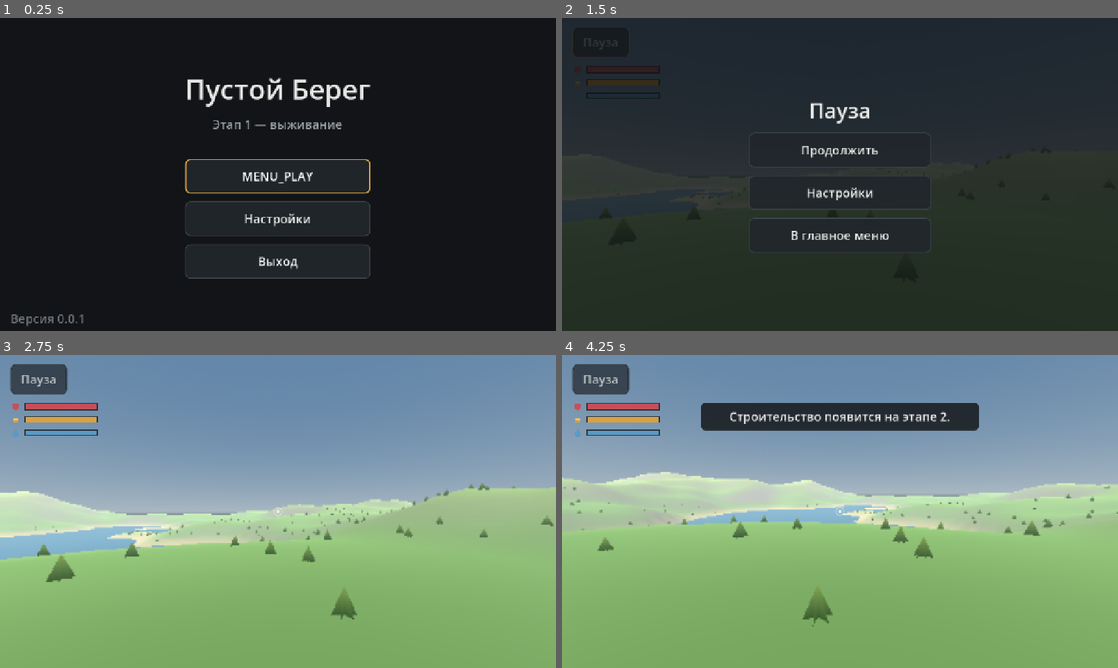
Above: before the commit, frames 1-4 (two rows, left to right).
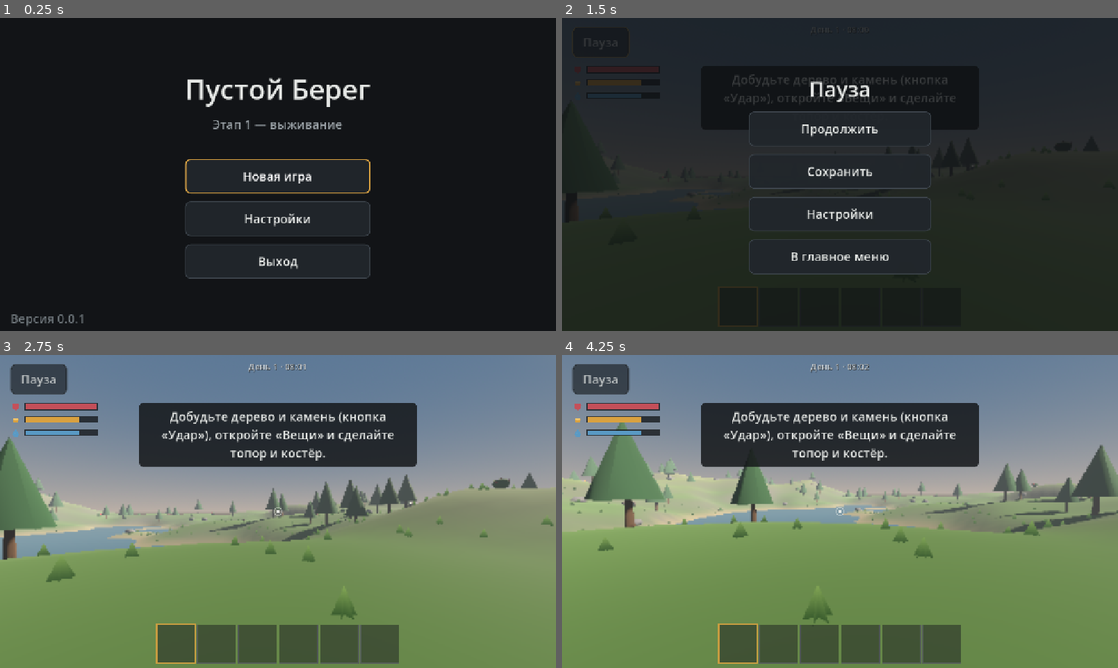
Above: after the commit, the same moments.

Repository: orucovislam72-beep/empty-shore
Game: Godot game, scene res://scenes/main/main_menu.tscn
Same seed, same stepped clock (60 frames per second), same inputs: the game is played once before the commit and once after it.
Inputs (mouse positions are in pixels of both pictures, inside the frame that each line leads up to):
- Up to frame 1 (0.25 s): no input
- Up to frame 2 (1.5 s): click (840, 177) at 0.5 s, where only the run before the commit has a clickable "MENU_PLAY"; click "Пауза" at 1.25 s
- Up to frame 3 (2.75 s): click "Продолжить" at 2 s
- Up to frame 4 (4.25 s): tap Enter at 2.75 s; move the mouse to (962, 495) at 2.77 s; press the mouse at (962, 495) at 2.78 s; hold D (move_right) 2.78-3.53 s; tap Space (jump) at 3.02, 3.77 s; tap B (build) at 3.05, 3.6 s; move the mouse to (812, 511) at 3.52 s; release the mouse at (812, 511) at 3.53 s; hold W (move_forward) from 3.53 s (still down); click (812, 511) at 3.67 s; tap E (interact) at 3.8 s

The runs differ from the first frame. In frame 1, 0.2% of the frame differs, in the area x 43-57%, y 49-53%; in frame 2, 10%; in frame 3, 68%, in the area x 0-100%, y 2-100%; in frame 4, 68%.

Commit message:
feat(core): wire survival session into game scene with day-night lighting, autosave and continue

Diff:
--- a/data/balance/game.json
+++ b/data/balance/game.json
@@ -1,7 +1,6 @@
 {
 	"_comment": "Общие параметры игровой сессии этапа 1. Смерть с мешком на месте гибели и возрождение у спальника — этап 3; пока при гибели вещи теряются, а игрок возрождается в точке spawn.",
 	"autosave_interval_s": 60.0,
-	"save_slot": "main",
 	"spawn": [0.0, 0.0],
 	"respawn_keeps_inventory": false
 }
--- a/project.godot
+++ b/project.godot
@@ -10,7 +10,7 @@
 config/version="0.0.1"
 run/main_scene="res://scenes/main/main_menu.tscn"
 config/features=PackedStringArray("4.7", "GL Compatibility")
-config/icon="res://assets/icons/app_icon.svg"
+config/icon="res://assets/icons/app_icon_512.png"
 boot_splash/bg_color=Color(0.07, 0.08, 0.09, 1)
 config/quit_on_go_back=false
 
@@ -111,6 +111,14 @@
 "deadzone": 0.5,
 "events": [Object(InputEventKey,"device":-1,"physical_keycode":4194305), Object(InputEventJoypadButton,"device":-1,"button_index":6)]
 }
+hotbar_next={
+"deadzone": 0.5,
+"events": [Object(InputEventMouseButton,"device":-1,"button_index":5,"pressed":true), Object(InputEventJoypadButton,"device":-1,"button_index":5)]
+}
+hotbar_prev={
+"deadzone": 0.5,
+"events": [Object(InputEventMouseButton,"device":-1,"button_index":4,"pressed":true), Object(InputEventJoypadButton,"device":-1,"button_index":13)]
+}
 toggle_debug={
 "deadzone": 0.5,
 "events": [Object(InputEventKey,"device":-1,"physical_keycode":4194334)]
--- a/scenes/main/game.tscn
+++ b/scenes/main/game.tscn
@@ -6,6 +6,11 @@
 [ext_resource type="Script" path="res://scripts/ui/hud.gd" id="4_hud"]
 [ext_resource type="Script" path="res://scripts/ui/debug_overlay.gd" id="5_debug"]
 [ext_resource type="Script" path="res://scripts/ui/pause_menu.gd" id="6_pause"]
+[ext_resource type="Script" path="res://scripts/world/resource_view.gd" id="7_resources"]
+[ext_resource type="Script" path="res://scripts/world/deployable_view.gd" id="8_deploy"]
+[ext_resource type="Script" path="res://scripts/ui/inventory_screen.gd" id="9_inventory"]
+[ext_resource type="Script" path="res://scripts/ui/death_screen.gd" id="10_death"]
+[ext_resource type="Script" path="res://scripts/player/held_item_view.gd" id="11_held"]
 
 [sub_resource type="ProceduralSkyMaterial" id="Sky_mat"]
 sky_top_color = Color(0.38, 0.52, 0.66, 1)
@@ -44,7 +49,16 @@
 [node name="Terrain" type="Node3D" parent="."]
 script = ExtResource("2_terrain")
 
+[node name="Resources" type="Node3D" parent="."]
+script = ExtResource("7_resources")
+
+[node name="Deployables" type="Node3D" parent="."]
+script = ExtResource("8_deploy")
+
 [node name="Player" parent="." instance=ExtResource("3_player")]
+
+[node name="HeldItem" type="Node3D" parent="Player/Head/Camera"]
+script = ExtResource("11_held")
 
 [node name="Hud" type="CanvasLayer" parent="."]
 script = ExtResource("4_hud")
@@ -54,3 +68,9 @@
 
 [node name="PauseMenu" type="CanvasLayer" parent="."]
 script = ExtResource("6_pause")
+
+[node name="InventoryScreen" type="CanvasLayer" parent="."]
+script = ExtResource("9_inventory")
+
+[node name="DeathScreen" type="CanvasLayer" parent="."]
+script = ExtResource("10_death")
--- a/scripts/core/game.gd
+++ b/scripts/core/game.gd
@@ -1,18 +1,41 @@
 extends Node3D
-## Корень игровой сцены этапа 0: связывает ландшафт, персонажа, HUD, паузу и автокачество.
-## Узлы общаются через сигналы; ссылки только на собственных детей.
+## Корень игровой сцены: связывает ландшафт, персонажа, HUD, меню и игровую сессию выживания.
+## Вся игровая логика — в SurvivalSession (без сцен); здесь только передача ввода
+## в сессию и отображение её состояния. Узлы общаются через сигналы; ссылки только на своих детей.
+
+signal session_ready
 
 const MENU_SCENE: String = "res://scenes/main/main_menu.tscn"
+const TARGET_INTERVAL: float = 0.1
+const HUD_INTERVAL: float = 0.25
+const LIGHT_INTERVAL: float = 0.1
 
 @onready var _terrain: TestTerrain = $Terrain
+@onready var _resources_view: ResourceView = $Resources
+@onready var _deploy_view: DeployableView = $Deployables
 @onready var _player: PlayerController = $Player
 @onready var _camera: Camera3D = $Player/Head/Camera
+@onready var _held: HeldItemView = $Player/Head/Camera/HeldItem
 @onready var _sun: DirectionalLight3D = $Sun
 @onready var _env: WorldEnvironment = $WorldEnvironment
 @onready var _hud: Hud = $Hud
 @onready var _pause: PauseMenu = $PauseMenu
+@onready var _inventory: InventoryScreen = $InventoryScreen
+@onready var _death: DeathScreen = $DeathScreen
+
+var session: SurvivalSession
 
 var _auto_quality: AutoQualityMonitor = AutoQualityMonitor.new()
+var _light: DayNightCycle.Sample = DayNightCycle.Sample.new()
+var _sky: ProceduralSkyMaterial
+var _target_t: float = 0.0
+var _hud_t: float = 0.0
+var _light_t: float = 0.0
+var _autosave_t: float = 0.0
+var _last_target: int = -2
+var _last_interact: int = -1
+var _last_primary: int = -1
+var _shadows_setting: bool = true
 
 
 func _ready() -> void:
@@ -21,78 +44,316 @@
 	Events.pause_requested.connect(_toggle_pause)
 	_pause.resumed.connect(_on_resumed)
 	_pause.quit_to_menu_requested.connect(_quit_to_menu)
+	_pause.save_requested.connect(_save_now)
+	_inventory.closed.connect(_on_inventory_closed)
+	_death.respawn_requested.connect(_on_respawn_requested)
+	_player.landed.connect(_on_player_landed)
 	_terrain.built.connect(_on_terrain_built)
+	if _env.environment != null and _env.environment.sky != null:
+		_sky = _env.environment.sky.sky_material as ProceduralSkyMaterial
 	_apply_settings()
 
 
 func _on_terrain_built() -> void:
-	_player.activate_at(Vector3(0.0, _terrain.height_at(0.0, 0.0) + 0.5, 0.0))
+	session = SurvivalSession.create(_terrain.terrain_math, _terrain.resource_field, _terrain.water_level)
+	var loaded: bool = false
+	if SaveGame.continue_requested and SaveGame.has_slot(SaveGame.MAIN_SLOT):
+		var data: Dictionary = SaveGame.load_slot(SaveGame.MAIN_SLOT)
+		if data.is_empty():
+			Events.toast_requested.emit(tr("TOAST_LOAD_FAILED"))
+		else:
+			var warnings: PackedStringArray = session.from_dict(data)
+			if not warnings.is_empty():
+				push_warning("Сохранение загружено с предупреждениями: %s" % [warnings])
+			loaded = true
+	SaveGame.continue_requested = false
+
+	var icons: ItemIcons = ItemIcons.new(session.items)
+	_resources_view.build(session.resources)
+	_deploy_view.bind(session.deployables)
+	_hud.bind(session, icons)
+	_inventory.bind(session, icons)
+	session.notice.connect(_on_notice)
+	session.gathered.connect(_on_gathered)
+	session.player_died.connect(_on_player_died)
+	session.respawned.connect(_on_respawned)
+	session.active_slot_changed.connect(_on_active_slot_changed)
+	session.inventory.changed.connect(_on_inventory_changed)
+
+	_player.activate_at(session.player_position + Vector3(0.0, 0.3, 0.0))
+	if loaded:
+		_player.set_look(session.player_yaw, session.player_pitch)
+		Events.toast_requested.emit(tr("TOAST_GAME_LOADED"))
+	else:
+		Events.toast_requested.emit(tr("TOAST_NEW_GAME_HINT"))
+	_on_active_slot_changed(session.active_slot)
+	_apply_lighting()
 	_auto_quality.reset()
-	print("[game] terrain built: %d ms since engine start" % Time.get_ticks_msec())
+	if session.stats.is_dead():
+		_on_player_died("other")
+	print("[game] world ready (%s): %d ms since engine start" % ["loaded" if loaded else "new", Time.get_ticks_msec()])
+	session_ready.emit()
 
 
 func _apply_settings() -> void:
 	var s: GameSettings = Settings.data
 	var dist: float = s.effective_draw_distance()
 	_camera.far = dist
-	_sun.shadow_enabled = s.effective_shadows()
+	_shadows_setting = s.effective_shadows()
 	_sun.directional_shadow_max_distance = minf(dist, 60.0)
 	_terrain.set_draw_distance(dist)
 	_terrain.set_grass_density(s.effective_grass_density())
+	_resources_view.set_draw_distance(dist)
 	var env: Environment = _env.environment
 	if env != null:
 		# Туман скрывает границу дальности прорисовки.
 		env.fog_density = 0.9 / dist
+	_update_shadows()
+
+
+func _update_shadows() -> void:
+	var want: bool = _shadows_setting and (session == null or session.clock.shadows_allowed())
+	if _sun.shadow_enabled != want:
+		_sun.shadow_enabled = want
 
 
 func _process(delta: float) -> void:
-	if not Settings.data.auto_quality or get_tree().paused:
-		return
-	if _auto_quality.tick(delta, Engine.get_frames_per_second()):
+	if get_tree().paused:
+		return
+	if Settings.data.auto_quality and _auto_quality.tick(delta, Engine.get_frames_per_second()):
 		if Settings.data.lower_quality_step():
 			Settings.commit()
 			var name_key: String = "PRESET_" + Settings.data.quality_preset.to_upper()
 			Events.quality_auto_lowered.emit(Settings.data.quality_preset)
 			Events.toast_requested.emit(tr("TOAST_QUALITY_LOWERED") % tr(name_key))
+	if session == null:
+		return
+	session.tick(delta)
+	var feet: Vector3 = _player.global_position
+	var yaw: float = _player.rotation.y
+	session.set_player_pose(feet, yaw, _player.get_pitch())
+
+	var playing: bool = _player.is_active() and not _inventory.is_open()
+	if playing and Input.is_action_pressed("attack") and session.can_swing():
+		var r: SurvivalSession.Primary = session.primary(_camera.global_position, -_camera.global_basis.z, feet, yaw)
+		if r == SurvivalSession.Primary.SWING:
+			_held.swing(session.items.swing_time(session.active_item()))
+
+	_target_t -= delta
+	if _target_t <= 0.0:
+		_target_t = TARGET_INTERVAL
+		_update_target(feet, yaw)
+	_hud_t -= delta
+	if _hud_t <= 0.0:
+		_hud_t = HUD_INTERVAL
+		var st: SurvivalStats = session.stats
+		_hud.set_stats(st.health / st.max_health, st.hunger / st.max_hunger, st.thirst / st.max_thirst)
+		var minutes: int = int(session.clock.time_hours * 60.0)
+		_hud.set_clock(tr("HUD_CLOCK") % [session.clock.day, minutes / 60, minutes % 60])
+	_light_t -= delta
+	if _light_t <= 0.0:
+		_light_t = LIGHT_INTERVAL
+		_apply_lighting()
+	_autosave_t += delta
+	if _autosave_t >= session.autosave_interval() and _player.is_active():
+		_autosave_t = 0.0
+		SaveGame.save_slot_async(SaveGame.MAIN_SLOT, session.to_dict())
+
+
+## Цель под прицелом, контекстная кнопка и подпись основной кнопки (10 раз в секунду).
+func _update_target(feet: Vector3, yaw: float) -> void:
+	var target: int = session.resources.find_target(_camera.global_position, -_camera.global_basis.z)
+	if target != _last_target or target >= 0:
+		_last_target = target
+		if target < 0:
+			_hud.set_target("")
+		else:
+			var f: ResourceField = session.resources
+			_hud.set_target(tr("HUD_TARGET") % [tr(f.name_key_of(target)), f.remaining[target], f.stock_of(target)])
+	var ik: int = session.interact_kind(feet, yaw)
+	if ik != _last_interact:
+		_last_interact = ik
+		match ik:
+			SurvivalSession.Interact.DRINK:
+				Events.interact_target_changed.emit("HUD_DRINK")
+			SurvivalSession.Interact.REFUEL:
+				Events.interact_target_changed.emit("HUD_REFUEL")
+			_:
+				Events.interact_target_changed.emit("")
+	var pk: int = session.primary_kind()
+	if pk != _last_primary:
+		_last_primary = pk
+		match pk:
+			SurvivalSession.Primary.EAT:
+				Events.primary_action_changed.emit("HUD_EAT")
+			SurvivalSession.Primary.PLACE:
+				Events.primary_action_changed.emit("HUD_PLACE")
+			_:
+				Events.primary_action_changed.emit("HUD_ATTACK")
+
+
+## Солнце, небо, окружение по времени суток. Только присваивания, без выделения памяти.
+func _apply_lighting() -> void:
+	if session == null:
+		return
+	session.clock.sample(_light)
+	var elev: float = maxf(_light.sun_elevation_deg, 2.0)
+	_sun.rotation = Vector3(deg_to_rad(-elev), deg_to_rad(_light.sun_azimuth_deg), 0.0)
+	_sun.light_energy = _light.sun_energy
+	_sun.light_color = _light.sun_color
+	_sun.visible = _light.sun_energy > 0.01
+	_update_shadows()
+	var env: Environment = _env.environment
+	if env != null:
+		env.ambient_light_energy = _light.ambient_energy
+		env.fog_light_color = _light.fog
+	if _sky != null:
+		_sky.sky_top_color = _light.sky_top
+		_sky.sky_horizon_color = _light.sky_horizon
+		_sky.ground_horizon_color = _light.sky_horizon
 
 
 func _unhandled_input(event: InputEvent) -> void:
 	if event.is_action_pressed("pause"):
 		_toggle_pause()
 	elif event.is_action_pressed("inventory"):
-		Events.toast_requested.emit(tr("TOAST_INVENTORY_LATER"))
+		_toggle_inventory()
 	elif event.is_action_pressed("build"):
 		Events.toast_requested.emit(tr("TOAST_BUILD_LATER"))
+	elif session != null and event.is_action_pressed("interact") and _player.is_active():
+		var r: SurvivalSession.Interact = session.interact(_player.global_position, _player.rotation.y)
+		if r == SurvivalSession.Interact.DRINK:
+			_hud.add_feed(tr("FEED_DRANK"))
+		elif r == SurvivalSession.Interact.REFUEL:
+			_hud.add_feed(tr("FEED_REFUELED"))
+	elif session != null and event.is_action_pressed("hotbar_next"):
+		session.select_slot((session.active_slot + 1) % Inventory.HOTBAR_SIZE)
+	elif session != null and event.is_action_pressed("hotbar_prev"):
+		session.select_slot((session.active_slot + Inventory.HOTBAR_SIZE - 1) % Inventory.HOTBAR_SIZE)
+	elif session != null and event is InputEventKey and (event as InputEventKey).pressed and not event.is_echo():
+		var k: Key = (event as InputEventKey).physical_keycode
+		if k >= KEY_1 and k <= KEY_6:
+			session.select_slot(int(k - KEY_1))
 	elif event is InputEventMouseButton and (event as InputEventMouseButton).pressed:
-		if not Settings.touch_controls_visible() and Input.mouse_mode != Input.MOUSE_MODE_CAPTURED:
+		if not Settings.touch_controls_visible() and Input.mouse_mode != Input.MOUSE_MODE_CAPTURED and not _inventory.is_open():
 			Input.mouse_mode = Input.MOUSE_MODE_CAPTURED
+
+
+func _toggle_inventory() -> void:
+	if session == null or _death.visible:
+		return
+	if _inventory.is_open():
+		_inventory.close()
+	else:
+		_hud.set_touch_enabled(false)
+		Input.mouse_mode = Input.MOUSE_MODE_VISIBLE
+		_inventory.open()
+
+
+func _on_inventory_closed() -> void:
+	_hud.set_touch_enabled(true)
 
 
 func _toggle_pause() -> void:
 	if _pause.is_open():
 		_pause.close()
 	else:
+		if _inventory.is_open():
+			_inventory.close()
 		_hud.set_touch_enabled(false)
 		Input.mouse_mode = Input.MOUSE_MODE_VISIBLE
 		_pause.open()
+		_autosave_sync()
 
 
 func _on_resumed() -> void:
-	_hud.set_touch_enabled(true)
+	_hud.set_touch_enabled(not _death.visible)
 	_auto_quality.reset()
 
 
+func _save_now() -> void:
+	if _autosave_sync():
+		Events.toast_requested.emit(tr("TOAST_SAVED"))
+	else:
+		Events.toast_requested.emit(tr("TOAST_SAVE_FAILED"))
+
+
+## Синхронное сохранение (пауза, выход, сворачивание). Возвращает false при ошибке записи.
+func _autosave_sync() -> bool:
+	if session == null:
+		return true
+	_autosave_t = 0.0
+	return SaveGame.save_slot(SaveGame.MAIN_SLOT, session.to_dict())
+
+
 func _quit_to_menu() -> void:
+	_autosave_sync()
 	get_tree().paused = false
 	Input.mouse_mode = Input.MOUSE_MODE_VISIBLE
 	get_tree().change_scene_to_file(MENU_SCENE)
+
+
+# --- Сигналы сессии ---------------------------------------------------------
+
+func _on_notice(key: String, item_id: String) -> void:
+	var text: String = tr(key)
+	if text.contains("%s"):
+		text = text % tr(session.items.name_key(item_id))
+	Events.toast_requested.emit(text)
+
+
+func _on_gathered(item_id: String, amount: int) -> void:
+	_hud.add_feed("+%d %s" % [amount, tr(session.items.name_key(item_id))])
+	Settings.haptic(12)
+
+
+func _on_active_slot_changed(_slot: int) -> void:
+	_held.show_item(session.active_item())
+
+
+func _on_inventory_changed() -> void:
+	_held.show_item(session.active_item())
+
+
+func _on_player_landed(fall_speed: float) -> void:
+	if session == null:
+		return
+	var dmg: float = session.stats.fall_damage_for(fall_speed)
+	if dmg > 0.0:
+		session.stats.damage(dmg, "fall")
+		Settings.haptic(40)
+
+
+func _on_player_died(cause: String) -> void:
+	_player.deactivate()
+	if _inventory.is_open():
+		_inventory.close()
+	_hud.set_touch_enabled(false)
+	Input.mouse_mode = Input.MOUSE_MODE_VISIBLE
+	_death.show_death(cause)
+
+
+func _on_respawn_requested() -> void:
+	session.respawn()
+
+
+func _on_respawned(pos: Vector3) -> void:
+	_player.activate_at(pos + Vector3(0.0, 0.3, 0.0))
+	_hud.set_touch_enabled(true)
+	_autosave_sync()
 
 
 func _notification(what: int) -> void:
 	if what == NOTIFICATION_WM_GO_BACK_REQUEST:
 		if _pause.is_open():
 			_pause.back()
-		else:
+		elif _inventory.is_open():
+			_inventory.close()
+		elif not _death.visible:
 			_toggle_pause()
-	elif what == NOTIFICATION_APPLICATION_PAUSED and not _pause.is_open():
-		_toggle_pause()
+	elif what == NOTIFICATION_APPLICATION_PAUSED:
+		_autosave_sync()
+		if not _pause.is_open() and not _death.visible:
+			_toggle_pause()
+	elif what == NOTIFICATION_WM_CLOSE_REQUEST:
+		_autosave_sync()
--- a/scripts/core/save_game.gd
+++ b/scripts/core/save_game.gd
@@ -1,17 +1,31 @@
 extends Node
 ## Сервис сохранений (autoload «SaveGame»). Слоты лежат в user://saves/<slot>.json.
-## Формат: JSON-конверт с версией (см. SaveFile). Миграции регистрируются здесь при смене версии.
-## На этапе 0 игровых данных ещё нет — сервис готов для этапа 1.
+## Формат: JSON-конверт с версией (см. SaveFile и docs/ROADMAP.md, раздел «Формат сохранения»).
+## Миграции регистрируются в _make_migrator() при смене FORMAT_VERSION.
+## save_slot_async() пишет файл в WorkerThreadPool (автосохранение не тормозит кадр);
+## save_slot() — синхронно (выход в меню, сворачивание приложения).
 
 signal saved(slot: String)
 signal loaded(slot: String, data: Dictionary)
 signal failed(slot: String, error: String)
 
 const SAVE_DIR: String = "user://saves"
+const MAIN_SLOT: String = "main"
 ## Текущая версия формата игровых сохранений. При изменении — добавить миграцию в _make_migrator().
+## v1 — этап 1: world, player, inventory, crafting, resources, deployables.
 const FORMAT_VERSION: int = 1
 
+## Папка слотов. Тесты подменяют её, чтобы не трогать сохранения игрока.
+var save_dir: String = SAVE_DIR
+## Главное меню выставляет true перед переходом в игру, если игрок выбрал «Продолжить».
+var continue_requested: bool = false
+
 var _file: SaveFile = SaveFile.new(_make_migrator())
+var _task_id: int = -1
+var _task_slot: String = ""
+var _task_error: Error = OK
+var _pending: Dictionary = {}
+var _pending_slot: String = ""
 
 
 static func _make_migrator() -> SaveMigrator:
@@ -21,14 +35,22 @@
 
 
 func slot_path(slot: String) -> String:
-	return "%s/%s.json" % [SAVE_DIR, slot.validate_filename()]
+	return "%s/%s.json" % [save_dir, slot.validate_filename()]
 
 
 func has_slot(slot: String) -> bool:
-	return FileAccess.file_exists(slot_path(slot))
+	return FileAccess.file_exists(slot_path(slot)) or FileAccess.file_exists(slot_path(slot) + SaveFile.TMP_SUFFIX)
+
+
+func delete_slot(slot: String) -> void:
+	wait_for_pending()
+	for p: String in [slot_path(slot), slot_path(slot) + SaveFile.TMP_SUFFIX]:
+		if FileAccess.file_exists(p):
+			DirAccess.remove_absolute(p)
 
 
 func save_slot(slot: String, data: Dictionary) -> bool:
+	wait_for_pending()
 	var err: Error = _file.write(slot_path(slot), data)
 	if err != OK:
 		failed.emit(slot, error_string(err))
@@ -37,10 +59,69 @@
 	return true
 
 
+## Запись в рабочем потоке. data должен быть свежим снимком (to_dict()), его больше не трогают.
+## Если запись уже идёт — новый снимок ждёт своей очереди (хранится только последний).
+func save_slot_async(slot: String, data: Dictionary) -> void:
+	if _task_id != -1:
+		_pending = data
+		_pending_slot = slot
+		return
+	_task_slot = slot
+	_task_id = WorkerThreadPool.add_task(_write_task.bind(slot_path(slot), data), false, "save_game")
+
+
+func is_saving() -> bool:
+	return _task_id != -1
+
+
+func _write_task(path: String, data: Dictionary) -> void:
+	_task_error = _file.write(path, data)
+
+
+## Дождаться фоновой записи (перед синхронной записью, удалением, выходом).
+func wait_for_pending() -> void:
+	if _task_id != -1:
+		WorkerThreadPool.wait_for_task_completion(_task_id)
+		_finish_task()
+	if not _pending.is_empty():
+		var data: Dictionary = _pending
+		var slot: String = _pending_slot
+		_pending = {}
+		var err: Error = _file.write(slot_path(slot), data)
+		if err != OK:
+			failed.emit(slot, error_string(err))
+		else:
+			saved.emit(slot)
+
+
+func _process(_delta: float) -> void:
+	if _task_id == -1 or not WorkerThreadPool.is_task_completed(_task_id):
+		return
+	WorkerThreadPool.wait_for_task_completion(_task_id)
+	_finish_task()
+	if not _pending.is_empty():
+		var data: Dictionary = _pending
+		_pending = {}
+		save_slot_async(_pending_slot, data)
+
+
+func _finish_task() -> void:
+	_task_id = -1
+	if _task_error != OK:
+		failed.emit(_task_slot, error_string(_task_error))
+	else:
+		saved.emit(_task_slot)
+
+
 func load_slot(slot: String) -> Dictionary:
+	wait_for_pending()
 	var res: Dictionary = _file.read(slot_path(slot))
 	if not res["ok"]:
 		failed.emit(slot, String(res["error"]))
 		return {}
 	loaded.emit(slot, res["data"])
 	return res["data"]
+
+
+func _exit_tree() -> void:
+	wait_for_pending()
--- a/scripts/core/survival_session.gd
+++ b/scripts/core/survival_session.gd
@@ -82,10 +82,6 @@
 
 func autosave_interval() -> float:
 	return JsonData.get_float(_cfg, "autosave_interval_s", 60.0)
-
-
-func save_slot_name() -> String:
-	return String(_cfg.get("save_slot", "main"))
 
 
 func tick(delta: float) -> void:
--- a/scripts/ui/main_menu.gd
+++ b/scripts/ui/main_menu.gd
@@ -1,9 +1,11 @@
 extends Control
-## Главное меню: «Играть», «Настройки», «Выход». Пишет в лог время до показа меню.
+## Главное меню: «Продолжить» (если есть сохранение), «Новая игра», «Настройки», «Выход».
+## Пишет в лог время до показа меню.
 
 const GAME_SCENE: String = "res://scenes/main/game.tscn"
 
 var _menu_box: VBoxContainer
+var _confirm_box: VBoxContainer
 var _settings: SettingsMenu
 
 
@@ -36,12 +38,41 @@
 	spacer.custom_minimum_size = Vector2(0.0, 24.0)
 	_menu_box.add_child(spacer)
 
-	var play: Button = _menu_button("MENU_PLAY")
-	play.pressed.connect(_on_play)
+	var has_save: bool = SaveGame.has_slot(SaveGame.MAIN_SLOT)
+	var first: Button
+	if has_save:
+		first = _menu_button("MENU_CONTINUE")
+		first.pressed.connect(_on_continue)
+		_menu_button("MENU_NEW_GAME").pressed.connect(_ask_new_game)
+	else:
+		first = _menu_button("MENU_NEW_GAME")
+		first.pressed.connect(_start_new_game)
 	_menu_button("MENU_SETTINGS").pressed.connect(_open_settings)
 	if OS.get_name() != "iOS":
 		_menu_button("MENU_QUIT").pressed.connect(func() -> void: get_tree().quit())
-	play.grab_focus.call_deferred()
+	first.grab_focus.call_deferred()
+
+	# Подтверждение новой игры поверх существующего сохранения.
+	_confirm_box = VBoxContainer.new()
+	_confirm_box.add_theme_constant_override(&"separation", 18)
+	_confirm_box.visible = false
+	center.add_child(_confirm_box)
+	var q: Label = Label.new()
+	q.text = "MENU_NEW_GAME_CONFIRM"
+	q.horizontal_alignment = HORIZONTAL_ALIGNMENT_CENTER
+	q.autowrap_mode = TextServer.AUTOWRAP_WORD_SMART
+	q.custom_minimum_size = Vector2(560.0, 0.0)
+	_confirm_box.add_child(q)
+	var yes: Button = Button.new()
+	yes.text = "MENU_NEW_GAME_YES"
+	yes.custom_minimum_size = Vector2(420.0, 80.0)
+	yes.pressed.connect(_start_new_game)
+	_confirm_box.add_child(yes)
+	var no: Button = Button.new()
+	no.text = "UI_BACK"
+	no.custom_minimum_size = Vector2(420.0, 80.0)
+	no.pressed.connect(_cancel_new_game)
+	_confirm_box.add_child(no)
 
 	var version: Label = Label.new()
 	version.text = TranslationServer.translate("MENU_VERSION") % String(ProjectSettings.get_setting("application/config/version", "0"))
@@ -65,8 +96,26 @@
 	return b
 
 
-func _on_play() -> void:
+func _on_continue() -> void:
 	Settings.haptic(20)
+	SaveGame.continue_requested = true
+	get_tree().change_scene_to_file(GAME_SCENE)
+
+
+func _ask_new_game() -> void:
+	_menu_box.visible = false
+	_confirm_box.visible = true
+
+
+func _cancel_new_game() -> void:
+	_confirm_box.visible = false
+	_menu_box.visible = true
+
+
+func _start_new_game() -> void:
+	Settings.haptic(20)
+	SaveGame.delete_slot(SaveGame.MAIN_SLOT)
+	SaveGame.continue_requested = false
 	get_tree().change_scene_to_file(GAME_SCENE)
 
 
@@ -84,5 +133,7 @@
 	if what == NOTIFICATION_WM_GO_BACK_REQUEST:
 		if _settings != null and _settings.visible:
 			_settings.close()
+		elif _confirm_box != null and _confirm_box.visible:
+			_cancel_new_game()
 		else:
 			get_tree().quit()
--- a/scripts/ui/pause_menu.gd
+++ b/scripts/ui/pause_menu.gd
@@ -1,9 +1,11 @@
 class_name PauseMenu
 extends CanvasLayer
-## Меню паузы: продолжить, настройки, выход в главное меню. Ставит дерево сцены на паузу.
+## Меню паузы: продолжить, сохранить, настройки, выход в главное меню. Ставит дерево сцены на паузу.
+## Игра также сохраняется автоматически: при открытии паузы, выходе в меню и сворачивании.
 
 signal resumed
 signal quit_to_menu_requested
+signal save_requested
 
 var _panel: Control
 var _box: VBoxContainer
@@ -30,6 +32,7 @@
 	title.add_theme_font_size_override(&"font_size", 48)
 	_box.add_child(title)
 	_button("PAUSE_RESUME").pressed.connect(close)
+	_button("PAUSE_SAVE").pressed.connect(func() -> void: save_requested.emit())
 	_button("MENU_SETTINGS").pressed.connect(_open_settings)
 	_button("PAUSE_TO_MENU").pressed.connect(func() -> void: quit_to_menu_requested.emit())
 	_settings = SettingsMenu.new()
Not shown: 1 places in scenes/main/game.tscn that only renumber resources
